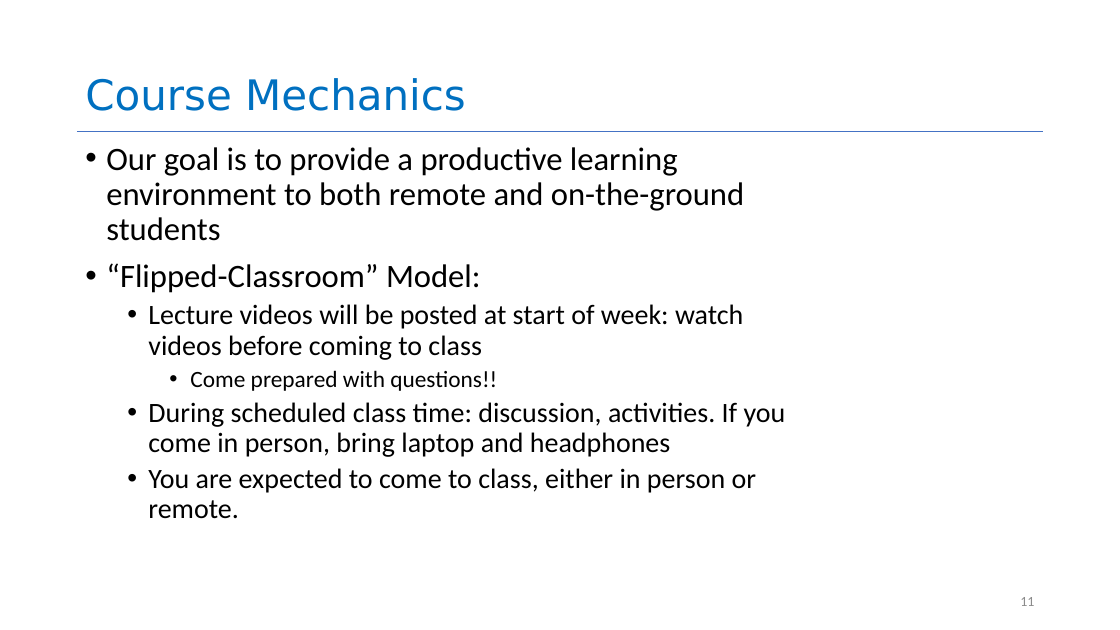
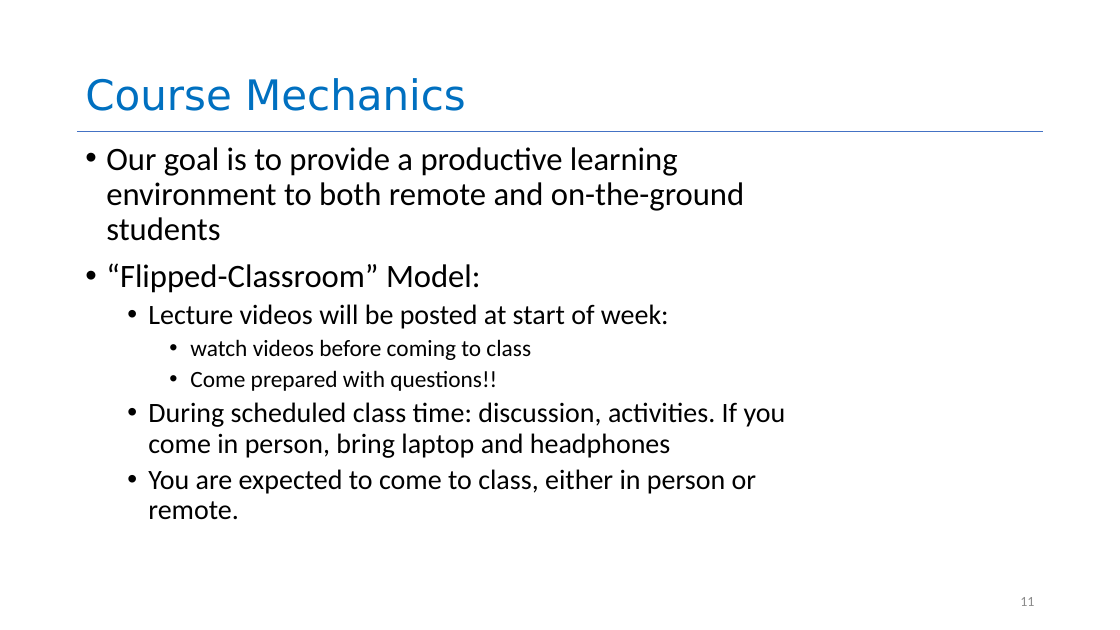
Before and after one commit to neu-se/CS4530-CS5500-Spring-2021, a slide deck: slide 11 of Slides/Lesson 1.1 Course Introduction.pptx. Drawn at 1120x630 pixels with LibreOffice and Linux fonts; fonts in the diff are those of the drawing. Boxes give left, top, right and bottom in pixels: in the first picture for what was removed or moved away, otherwise in the second. Text is boxed around its words. In the diff, an @@ line names an element or a change of style, - is before the commit and + after.

Commit message:
fixed two typos in L1.1

```diff
--- a/Slides/Lesson 1.1 Course Introduction.pptx
+++ b/Slides/Lesson 1.1 Course Introduction.pptx
@@ text at (148, 304, 669, 360): text changed @@
-  • Lecture videos will be posted at start of week: watch videos before coming to class
+  • Lecture videos will be posted at start of week:
+    • watch videos before coming to class
```
Also in this commit, not shown: 8 other slides changed, 1 slide added.
